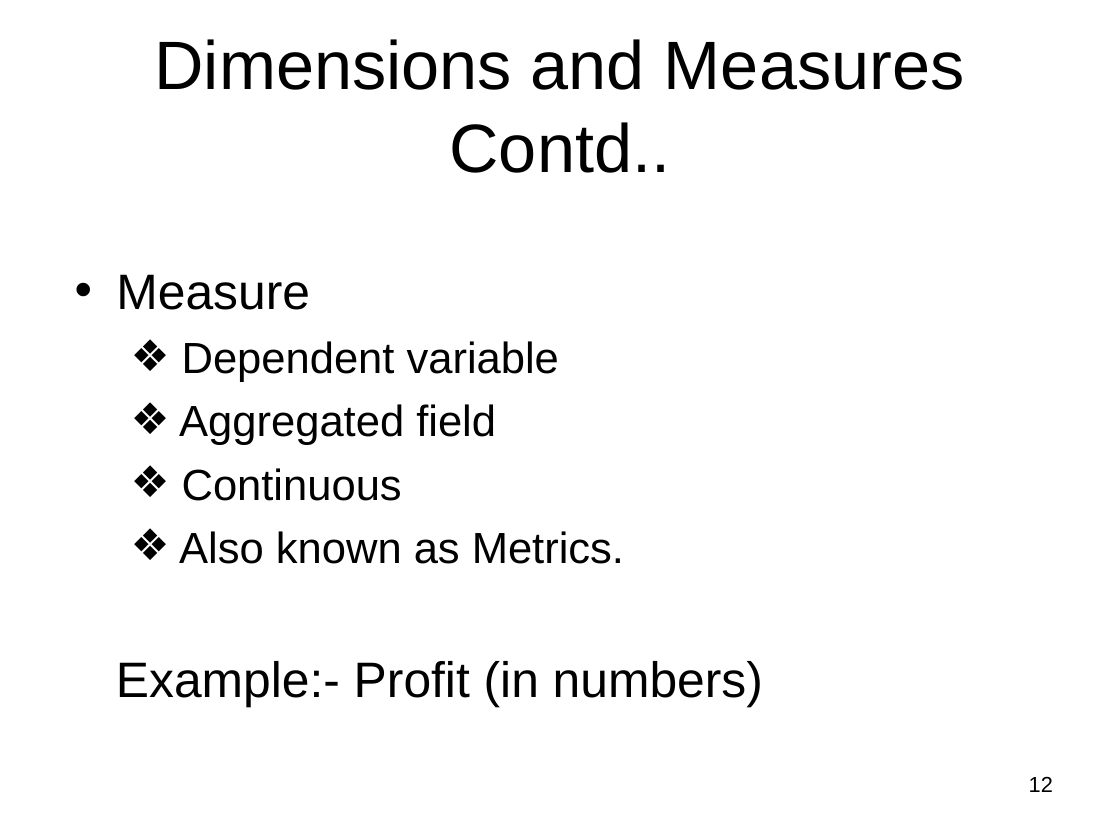
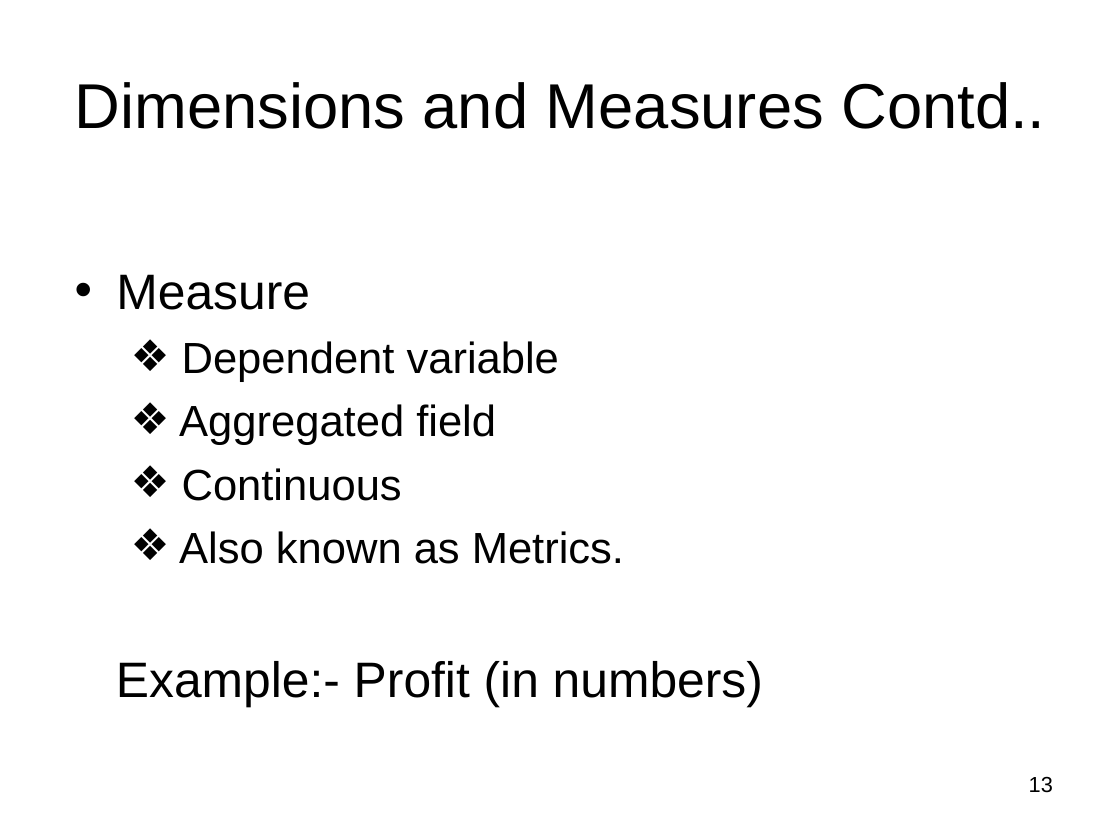
Before and after one commit to raghu-icecraft/tech-talks, a slide deck: slide 13 of Tableau_Feb 18/Tableau_Workshop_ICCTAC.ppt (slide 12 before the commit). Drawn at 1120x840 pixels with LibreOffice and Linux fonts; fonts in the diff are those of the drawing; background and template pictures are left out. Boxes give left, top, right and bottom in pixels: in the first picture for what was removed or moved away, otherwise in the second. Text is boxed around its words. In the diff, an @@ line names an element or a change of style, - is before the commit and + after.

```diff
--- a/Tableau_Feb 18/Tableau_Workshop_ICCTAC.ppt
+++ b/Tableau_Feb 18/Tableau_Workshop_ICCTAC.ppt
@@ text "Dimensions and Measures Contd.." at bbox=[75, 82, 1045, 129]: size 44 to 40.7 pt @@
@@ page number at bbox=[1029, 776, 1053, 793]: text changed @@
-12
+13
```
Also in this commit, not shown: 2 other slides changed, 1 slide added.
